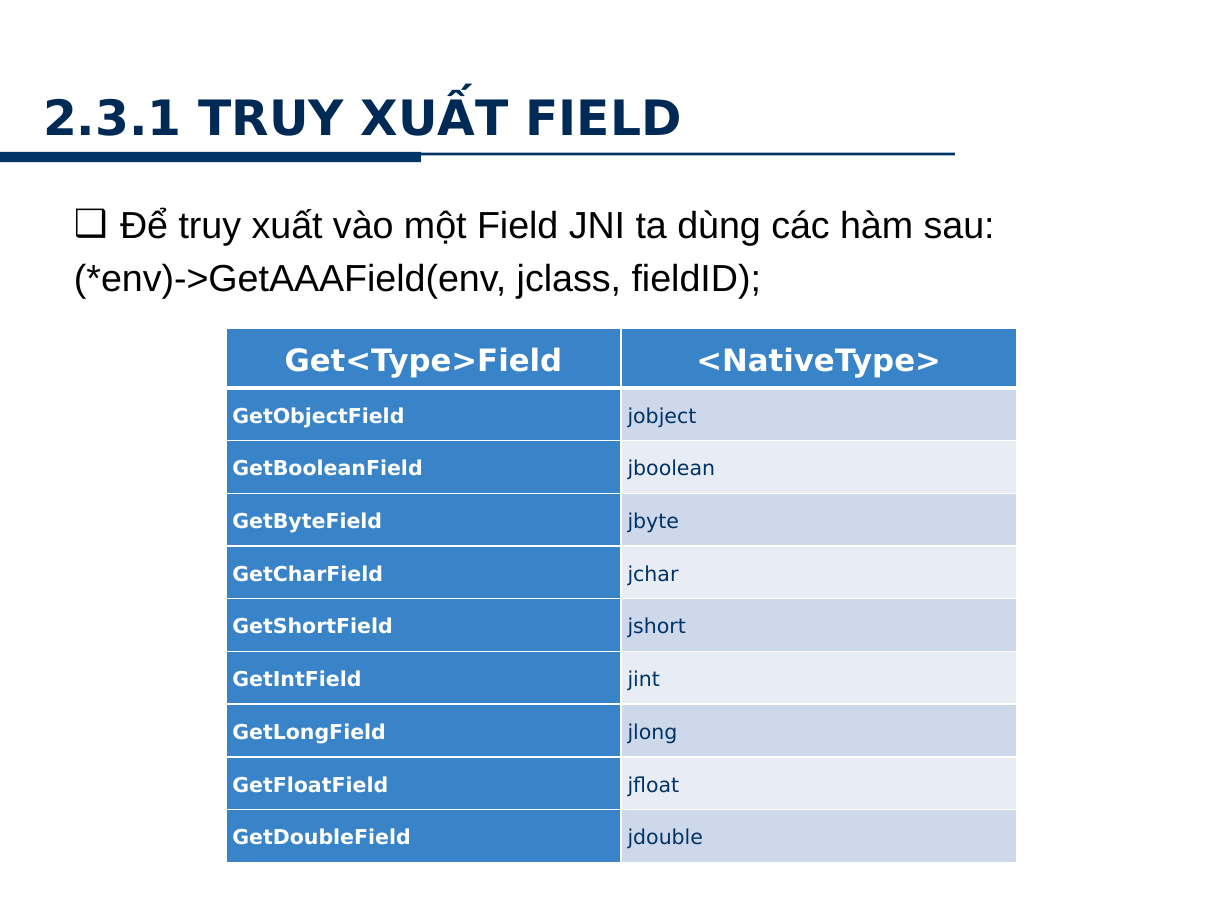
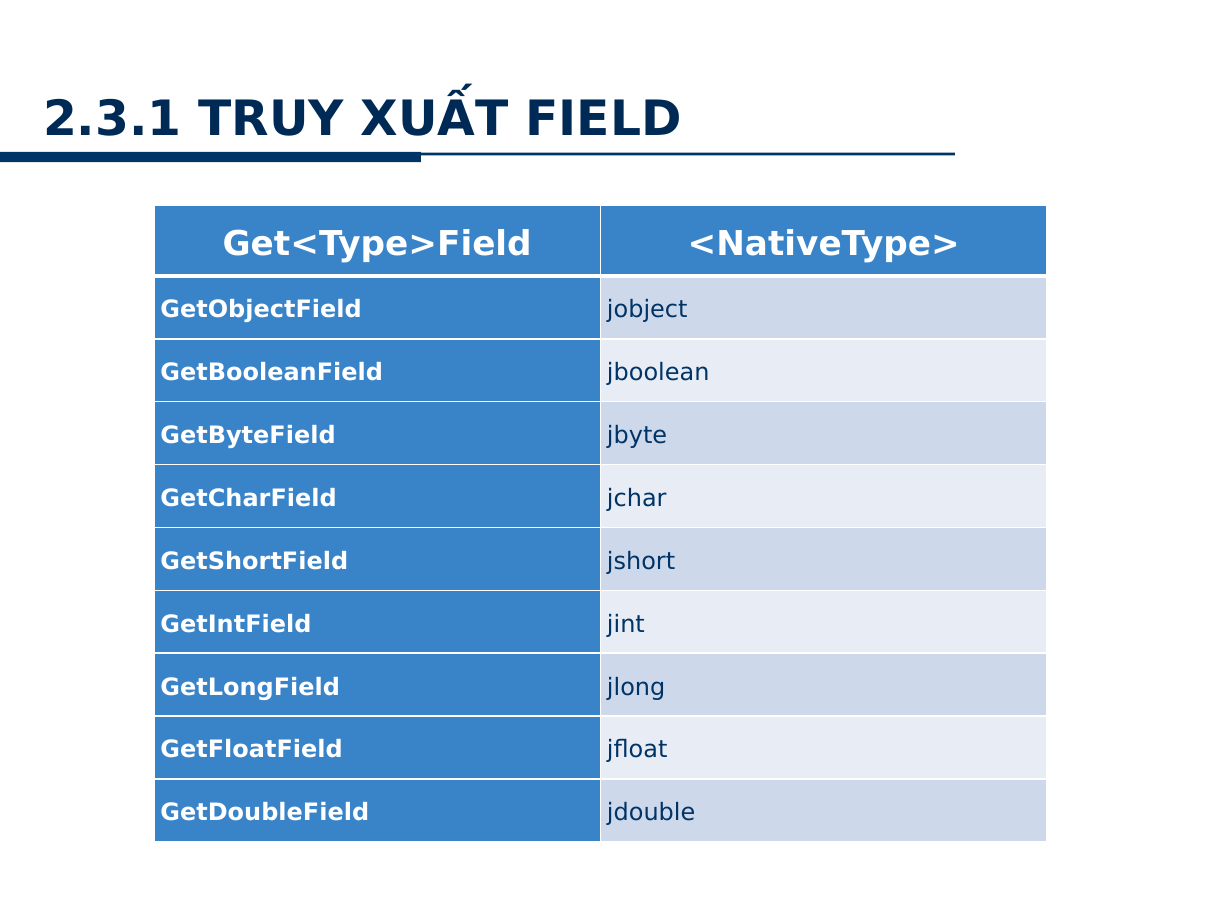
Before and after one commit to minhkhanh/UofS-Java, a slide deck: slide 12 of Seminar_JNI/Slide_00.pptx. Drawn at 1232x924 pixels with LibreOffice and Linux fonts; fonts in the diff are those of the drawing; background and template pictures are left out. Boxes give left, top, right and bottom in pixels: in the first picture for what was removed or moved away, otherwise in the second. Text is boxed around its words. In the diff, an @@ line names an element or a change of style, - is before the commit and + after.

```diff
--- a/Seminar_JNI/Slide_00.pptx
+++ b/Seminar_JNI/Slide_00.pptx
@@ text removed at [74, 209, 995, 298] @@
-  ❑ Để truy xuất vào một Field JNI ta dùng các hàm sau:
-  (*env)->GetAAAField(env, jclass, fieldID);
@@ table at [154, 206, 1046, 843] @@
@@ size 18 to 20 pt in "Get<Type>Field", "<NativeType>" @@
@@ size 12 to 14 pt in "GetObjectField", "jobject", "GetBooleanField", "jboolean" and 14 more places @@
@@ table: place and size @@
-table at [225, 329, 1016, 862]
+table at [154, 206, 1046, 843]
```
Also in this commit, not shown: 13 other slides changed, 3 slides added.
